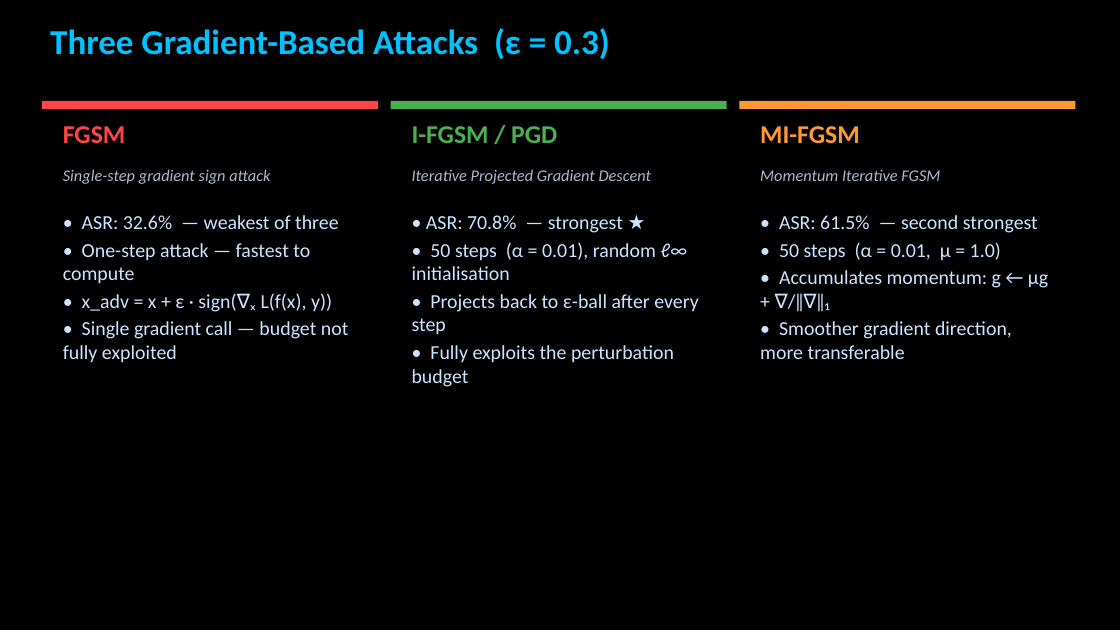
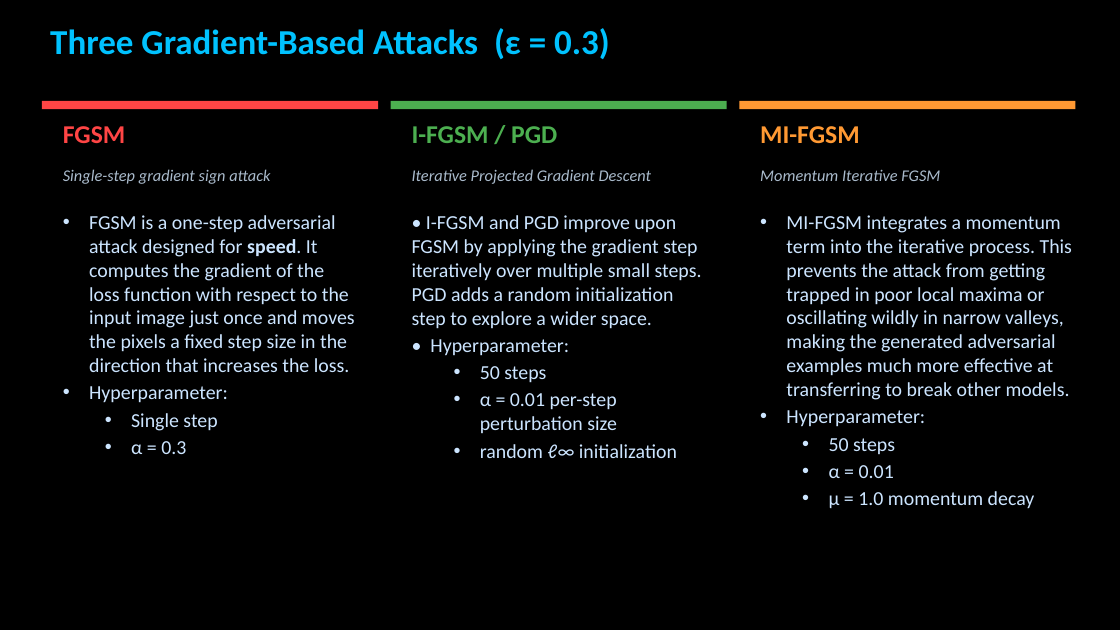
Before and after one commit to zxu235/ai-hw-spring-2026-Ziru-Xu, a slide deck: slide 3 of Assignment7.1-Attack_MNIST_Presentation.pptx (slide 4 before the commit). Drawn at 1120x630 pixels with LibreOffice and Linux fonts; fonts in the diff are those of the drawing; background and template pictures are left out. Boxes give left, top, right and bottom in pixels: in the first picture for what was removed or moved away, otherwise in the second. Text is boxed around its words. In the diff, an @@ line names an element or a change of style, - is before the commit and + after.

```diff
--- a/Assignment7.1-Attack_MNIST_Presentation.pptx
+++ b/Assignment7.1-Attack_MNIST_Presentation.pptx
@@ text at (89,215,355,454): text changed @@
-• ASR: 32.6% — weakest of three
-• One-step attack — fastest to compute
-• x_adv = x + ε · sign(∇ₓ L(f(x), y))
-• Single gradient call — budget not fully exploited
+• FGSM is a one-step adversarial attack designed for speed. It computes the gradient of the loss function with respect to the input image just once and moves the pixels a fixed step size in the direction that increases the loss.
+• Hyperparameter:
+  • Single step
+  • α = 0.3
@@ text at (412,215,702,458): text changed @@
-• ASR: 70.8% — strongest ★
-• 50 steps (α = 0.01), random ℓ∞ initialisation
-• Projects back to ε-ball after every step
-• Fully exploits the perturbation budget
+• I-FGSM and PGD improve upon FGSM by applying the gradient step iteratively over multiple small steps. PGD adds a random initialization step to explore a wider space.
+• Hyperparameter:
+  • 50 steps
+  • α = 0.01 per-step perturbation size
+  • random ℓ∞ initialization
@@ text at (786,215,1072,509): text changed @@
-• ASR: 61.5% — second strongest
-• 50 steps (α = 0.01, μ = 1.0)
-• Accumulates momentum: g ← μg + ∇/‖∇‖₁
-• Smoother gradient direction, more transferable
+• MI-FGSM integrates a momentum term into the iterative process. This prevents the attack from getting trapped in poor local maxima or oscillating wildly in narrow valleys, making the generated adversarial examples much more effective at transferring to break other models.
+• Hyperparameter:
+  • 50 steps
+  • α = 0.01
+  • μ = 1.0 momentum decay
```
Also in this commit, not shown: 4 other slides changed, 1 slide added, 1 slide removed, 1 other file.
